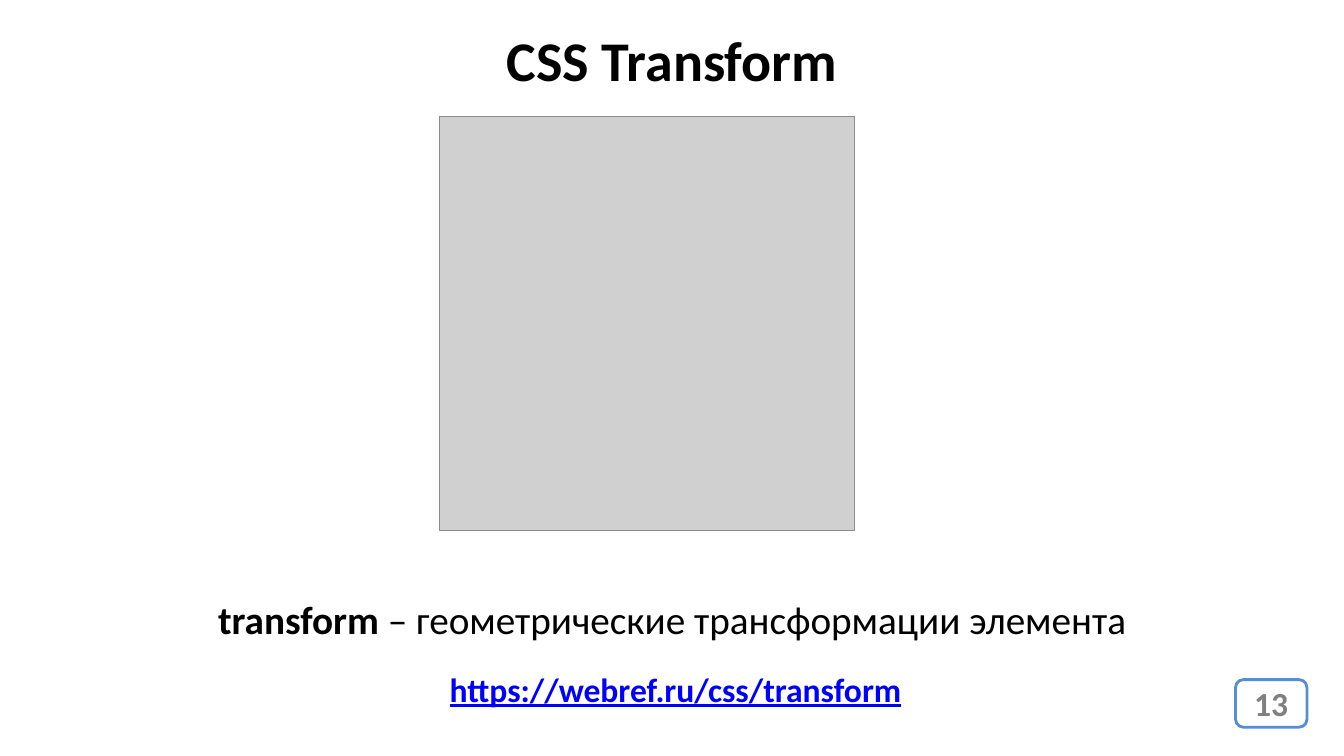
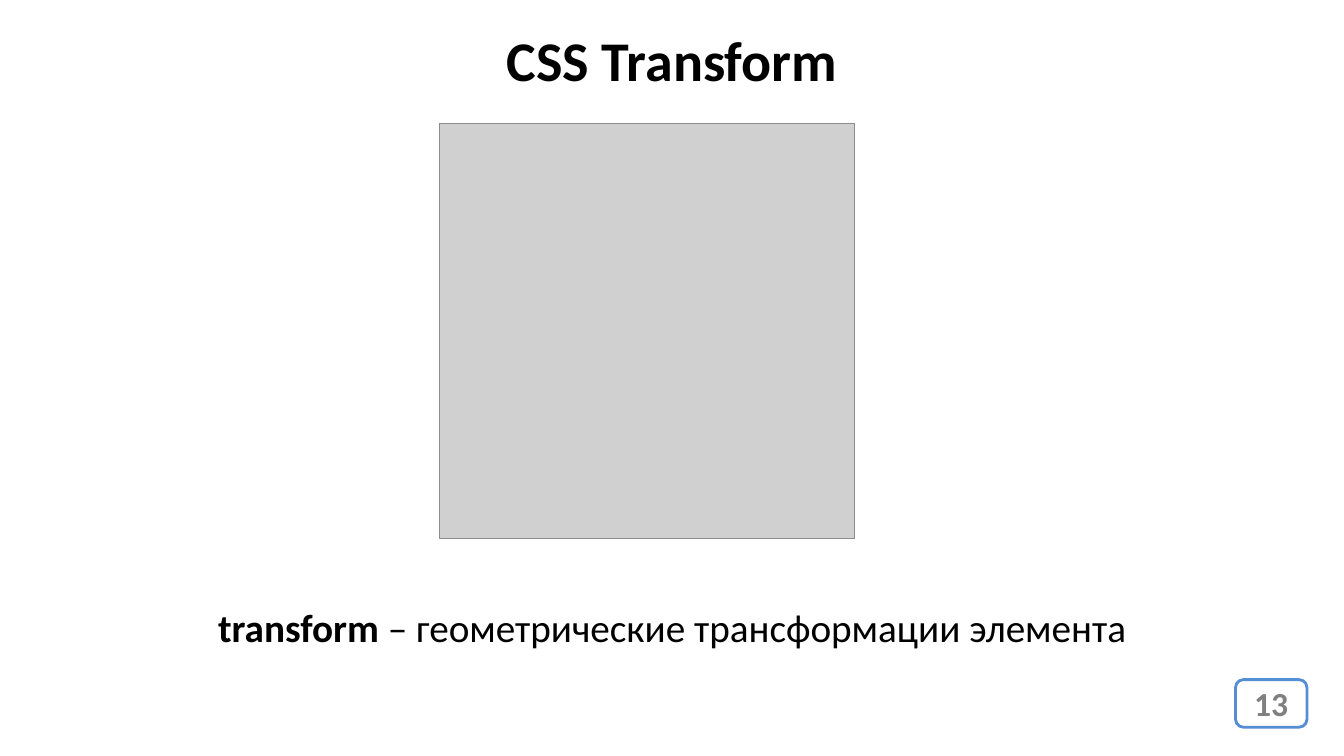
Before and after one commit to web44-ortdnipro/lesson08, a slide deck: slide 13 of lesson08.pptx. Drawn at 1344x756 pixels with LibreOffice and Linux fonts; fonts in the diff are those of the drawing; grey boxes stand for pictures. Boxes give left, top, right and bottom in pixels: in the first picture for what was removed or moved away, otherwise in the second. Text is boxed around its words. In the diff, an @@ line names an element or a change of style, - is before the commit and + after.

```diff
--- a/lesson08.pptx
+++ b/lesson08.pptx
@@ picture: place and size @@
-picture at [440, 116, 854, 530]
+picture at [440, 124, 854, 538]
@@ text "transform – геометрические трансформации элемента": place and size @@
-text "transform – геометрические трансформации элемента" at [218, 606, 1126, 641]
+text "transform – геометрические трансформации элемента" at [218, 614, 1126, 649]
@@ text removed at [450, 678, 902, 708] @@
-https://webref.ru/css/transform
```
Also in this commit, not shown: 5 other slides changed, 1 other file.
